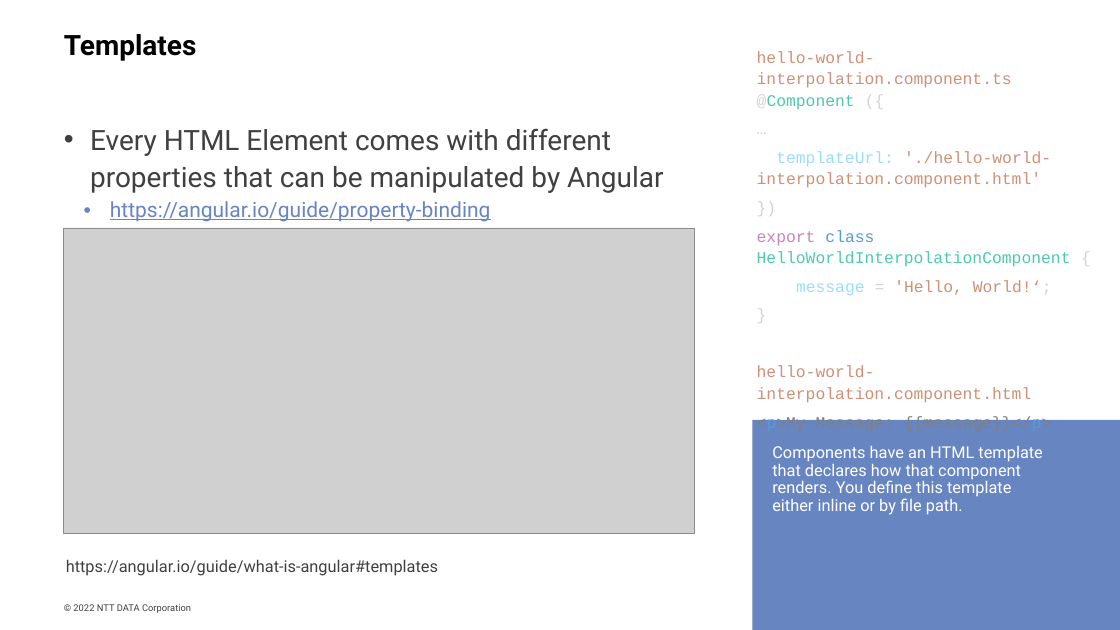
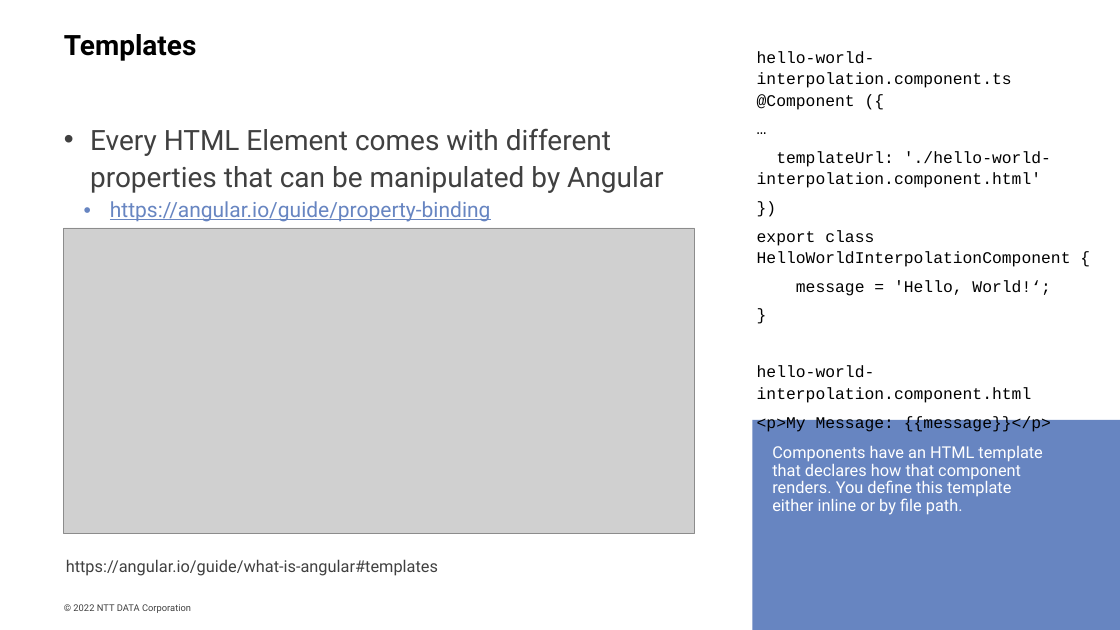
Before and after one commit to Nick36/developer-for-a-day, a slide deck: slide 9 of developer-for-a-day.pptx. Drawn at 1120x630 pixels with LibreOffice and Linux fonts; fonts in the diff are those of the drawing; grey boxes stand for pictures; background and template pictures are left out. Boxes give left, top, right and bottom in pixels: in the first picture for what was removed or moved away, otherwise in the second. Text is boxed around its words. In the diff, an @@ line names an element or a change of style, - is before the commit and + after.

```diff
--- a/developer-for-a-day.pptx
+++ b/developer-for-a-day.pptx
@@ text "hello-world-interpolation.component.ts @Component ({" at (757,51,1071,432): text colour #CE9178 to #000000 in "hello-world-interpolation.component.ts", "'./hello-world-interpolation.component.html'", "'Hello, World!‘;", "hello-world-interpolation.component.html"; text colour #D4D4D4 to #000000 in "@Component ({", "…", "})", "{" and 2 more places; text colour #4EC9B0 to #000000 in "@Component", "HelloWorldInterpolationComponent"; text colour #9CDCFE to #000000 in "templateUrl:", "message"; text colour #C586C0 to #000000 in "export"; text colour #569CD6 to #000000 in "class", "<p>My {{message}}</p>"; text colour #808080 to #000000 in "<p>My Message: {{message}}</p>" @@
```
Also in this commit, not shown: 3 other slides changed, 6 other files.
